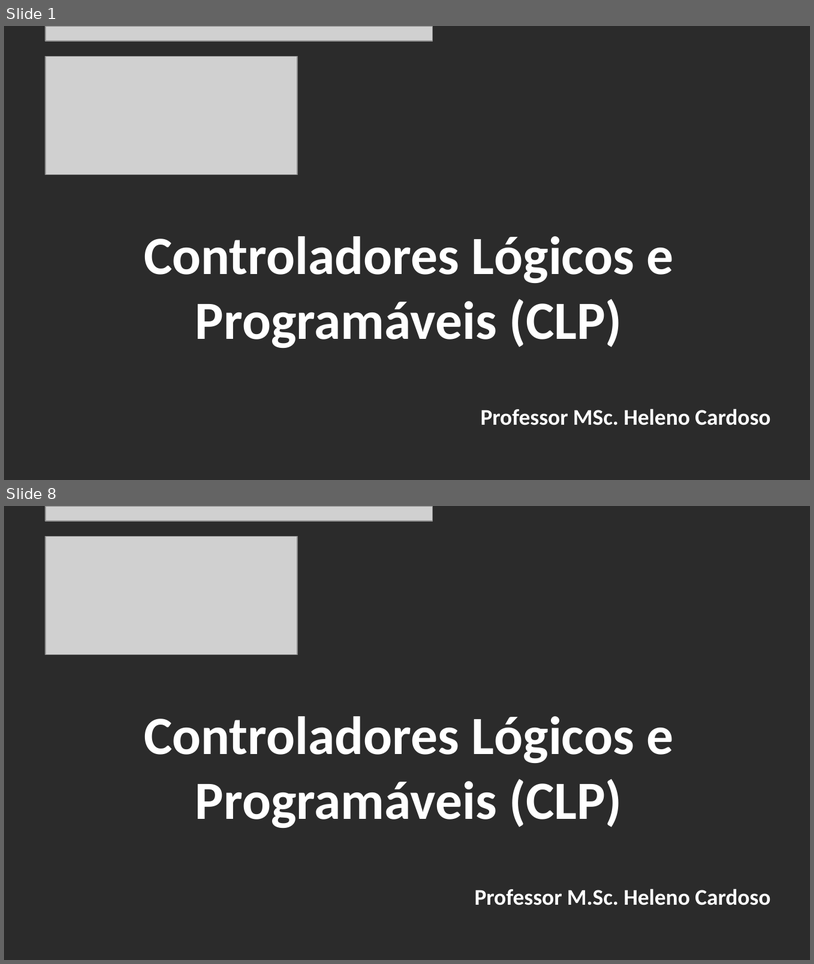
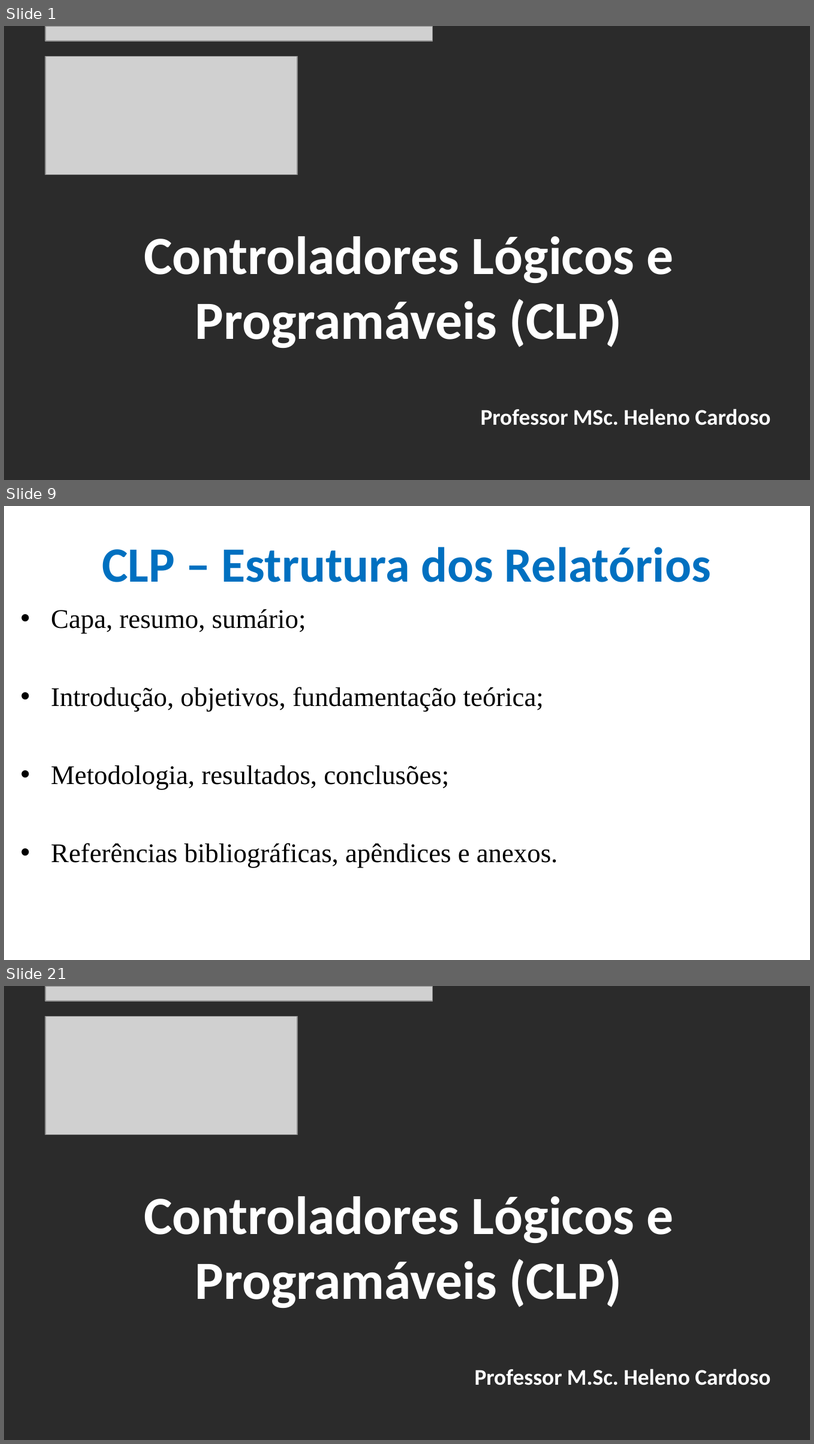
Before and after one commit to CloudEducationBrazil/WydenUniRuyControladoresLogicosProgCLP, a slide deck: 01 Classes/Aula10 - CLP - Recomendações Projetos Supervisórios.pptx. Shown one above the other, each under a label of ours: slides 1 and 8 before the commit, slides 1, 9 and 21 after it; the slides between them are not shown. The pictures are 814x964 and 814x1444 pixels, drawn with LibreOffice and Linux fonts; fonts in the diff are those of the drawing; grey boxes stand for pictures; background and template pictures are left out; a plain dark background stands for a picture behind light text. Boxes give left, top, right and bottom in pixels: in the first picture for what was removed or moved away, otherwise in the second. Text is boxed around its words. In the diff, an @@ line names an element or a change of style, - is before the commit and + after.

```diff
--- a/01 Classes/Aula10 - CLP - Recomendações Projetos Supervisórios.pptx
+++ b/01 Classes/Aula10 - CLP - Recomendações Projetos Supervisórios.pptx
@@ slide 9 added at [4,506,810,960], background picture (left out) @@
@@ title added at [102,547,711,582], 44 pt, text #0070C0, bold @@
+CLP – Estrutura dos Relatórios
@@ text added at [51,609,558,868], 24 pt, text #000000 @@
+• Capa, resumo, sumário;
+• Introdução, objetivos, fundamentação teórica;
+• Metodologia, resultados, conclusões;
+• Referências bibliográficas, apêndices e anexos.
@@ what was slide 8 is now slide 21 @@
```
Also in this commit, not shown: 6 slides changed, 12 other slides added, 1 other file.
